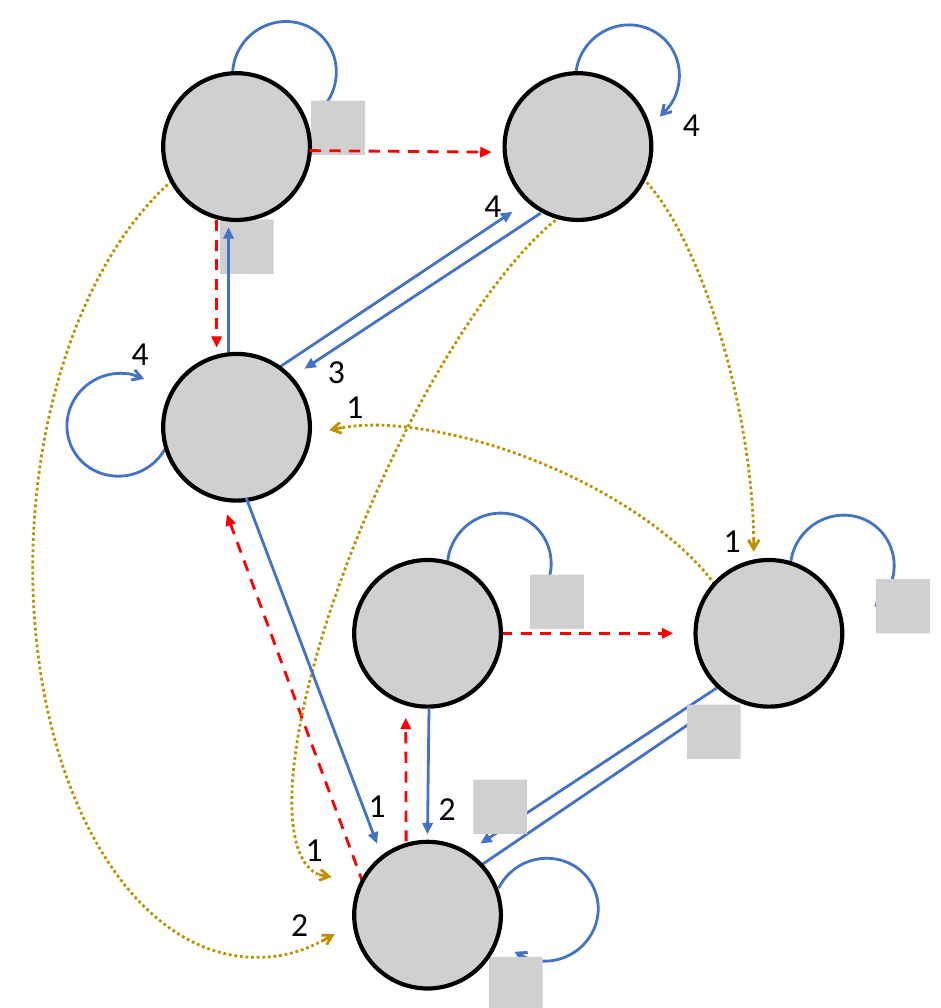
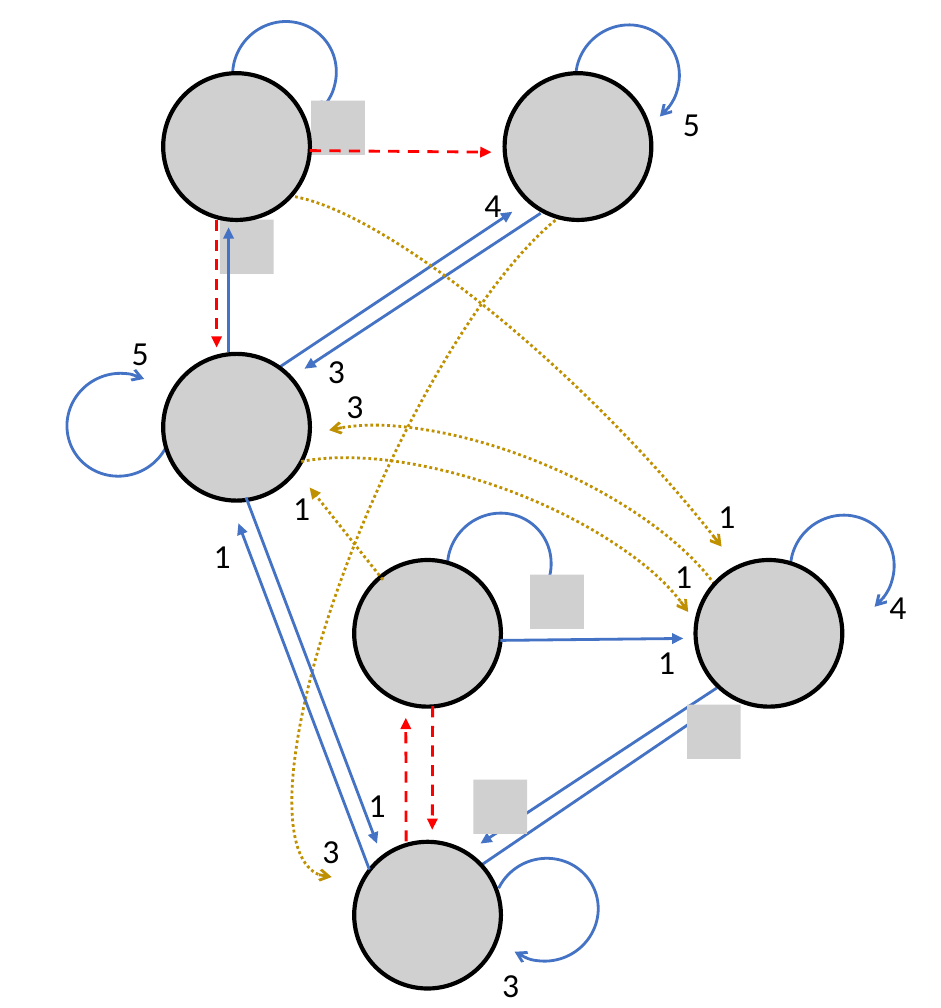
Before and after one commit to AlexanderMey/causal-local-linear, a slide deck: slide 1 of MainAlgo/Figures/LorenzFoundCoupled.pptx. Drawn at 941x1008 pixels with LibreOffice and Linux fonts; fonts in the diff are those of the drawing; grey boxes stand for pictures. Boxes give left, top, right and bottom in pixels: in the first picture for what was removed or moved away, otherwise in the second. Text is boxed around its words. In the diff, an @@ line names an element or a change of style, - is before the commit and + after.

```diff
--- a/MainAlgo/Figures/LorenzFoundCoupled.pptx
+++ b/MainAlgo/Figures/LorenzFoundCoupled.pptx
@@ text at [683,114,700,137]: text changed @@
-4
+5
@@ arc (boxed as its full ellipse) at [184,134,879,829]: proportions changed; rotation 347 to 315 degrees @@
@@ text at [132,343,149,374]: text changed @@
-4
+5
@@ arc (boxed as its full ellipse) at [205,405,737,766]: proportions changed; mirrored; rotation 2 to 290 degrees @@
@@ text at [346,396,363,427]: text changed @@
-1
+3
@@ text added at [293,498,310,520], 18 pt, text #000000 @@
+1
@@ arrow added from (383, 579) to (309, 488), #BF9000 1.5 pt dashed @@
@@ text "1" rewrapped from [724,530,741,552] to [718,506,735,536] @@
@@ text "1" rewrapped from [306,839,323,870] to [214,546,231,568] @@
@@ arrow moved from (363, 885) - (227, 515) to (238, 524) - (370, 870) @@
@@ arrow (238, 524) - (370, 870): stroke #FF0000 1.5 pt dashed to #4472C4 1.5 pt; arrowheads changed @@
@@ text added at [675,566,692,597], 18 pt, text #000000 @@
+1
@@ picture removed at [876,579,930,633] @@
@@ text added at [889,597,906,619], 18 pt, text #000000 @@
+4
@@ arrow moved from (501, 633) - (673, 633) to (500, 641) - (683, 639) @@
@@ arrow (500, 641) - (683, 639): stroke #FF0000 1.5 pt dashed to #4472C4 1.5 pt @@
@@ text added at [658,652,675,674], 18 pt, text #000000 @@
+1
@@ arrow moved from (429, 708) - (427, 835) to (433, 706) - (433, 829) @@
@@ arrow (433, 706) - (433, 829): stroke #4472C4 1.5 pt to #FF0000 1.5 pt dashed @@
@@ text removed at [439,798,456,820] @@
-2
@@ text added at [322,841,339,871], 18 pt, text #000000 @@
+3
@@ text removed at [291,914,308,936] @@
-2
@@ picture removed at [489,957,543,1008] @@
@@ text added at [502,975,519,998], 18 pt, text #000000 @@
+3
```
Also in this commit, not shown: 31 other files.
